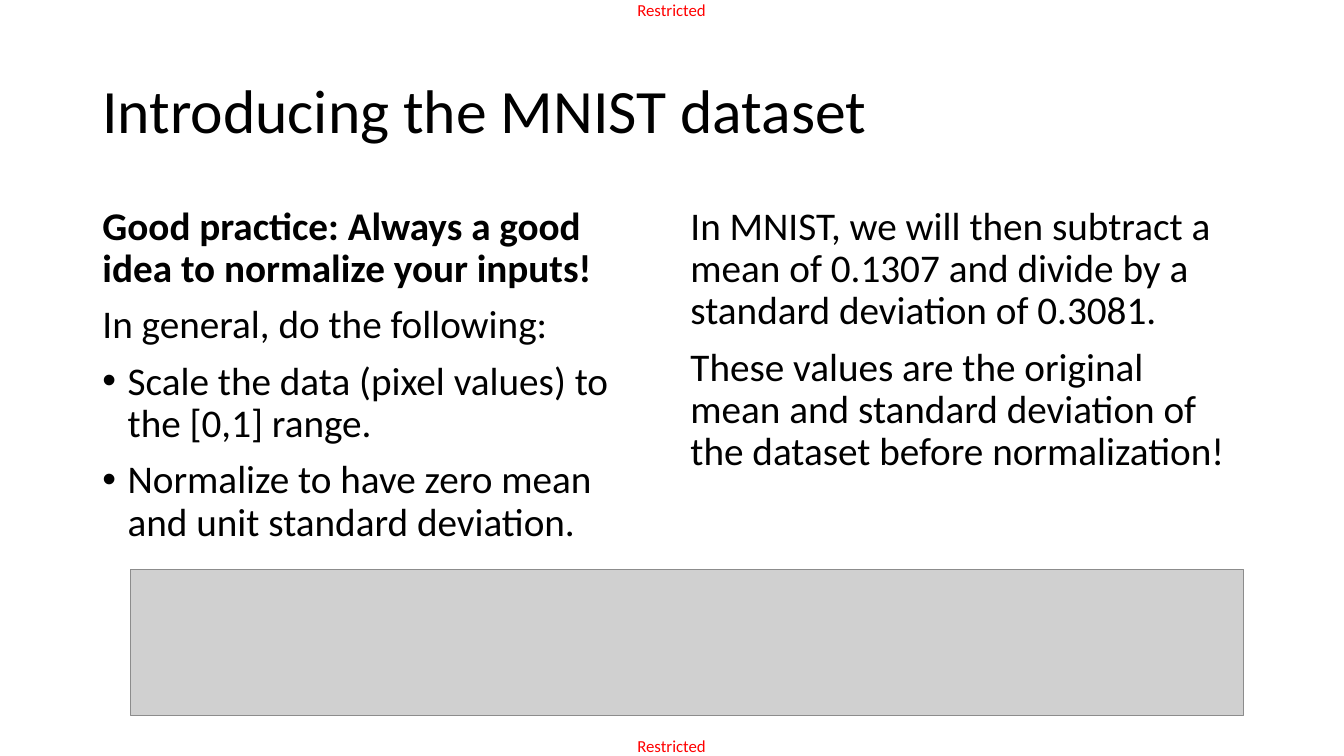
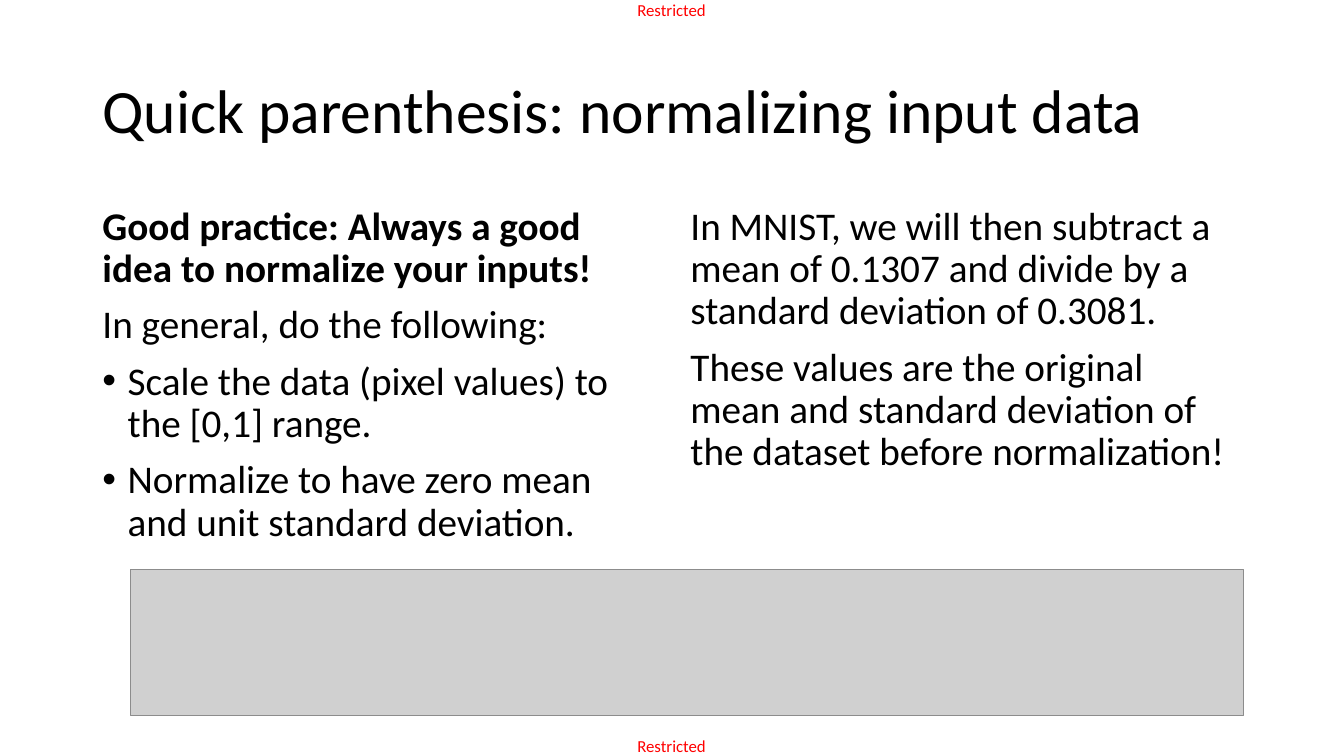
Before and after one commit to matthieudemari/SUTD_DL_50_039, a slide deck: slide 25 of W3/3. W3S3 final/W3S3.pptx. Drawn at 1344x756 pixels with LibreOffice and Linux fonts; fonts in the diff are those of the drawing; grey boxes stand for pictures. Boxes give left, top, right and bottom in pixels: in the first picture for what was removed or moved away, otherwise in the second. Text is boxed around its words. In the diff, an @@ line names an element or a change of style, - is before the commit and + after.

```diff
--- a/W3/3. W3S3 final/W3S3.pptx
+++ b/W3/3. W3S3 final/W3S3.pptx
@@ title at (x1=102, y1=90, x2=1143, y2=144): text changed @@
-Introducing the MNIST dataset
+Quick parenthesis: normalizing input data
```
Also in this commit, not shown: 6 other slides changed, 11 other files.
